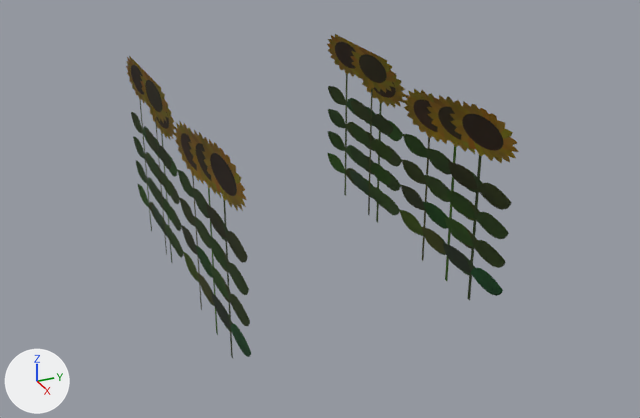
The glTF model game/data/meshes/props/Crop_Sunflower_1_LOD1.gltf: old version first, new version second.
Rendered twice from a camera (50 mm lens) standing at (6.85, -2.75, 3.8) and looking at (0.26, 0.21, 0.51). The lights are fixed; the arrows at lower left show +X, +Y and +Z. The first picture is the older version.

The first picture shows 'Crop_Sunflower_1_LOD1'.
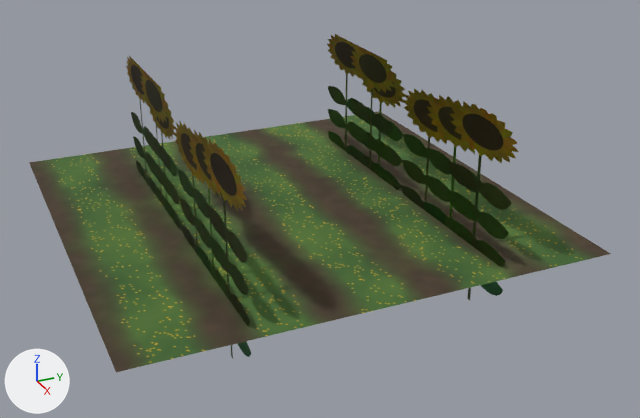
The edits, one by one:
Picture 'T_Decor_Crop_Top_Sunflower_BaseColor.png' (img_t_decor_crop_top_sunflower_basecolor_png) is new.
Picture 'T_Decor_Crop_Top_Sunflower_ORM.png' (img_t_decor_crop_top_sunflower_orm_png) is new.
Picture 'T_Decor_Crop_Top_Sunflower_Normal.png' (img_t_decor_crop_top_sunflower_normal_png) is new.
Material 'MI_Decor_Crop_Top_Sunflower' (mat_mi_decor_crop_top_sunflower) is new.
Uses the picture img_t_decor_crop_top_sunflower_basecolor_png.
Uses the picture img_t_decor_crop_top_sunflower_normal_png.
Uses the picture img_t_decor_crop_top_sunflower_orm_png.
me_crop_sunflower_1_lod1 is used by ob_crop_sunflower_1_lod1; location (0.0, 0.0, 0.0).
Verts and faces of me_crop_sunflower_1_lod1; kept vertices keep their numbers, new ones are numbered from 8.
me_crop_sunflower_1_lod1 had 8 vertices, 4 faces and spanned x -2.0..2.0, y -1.05..1.06, z 0.0..1.68.
me_crop_sunflower_1_lod1 now has 12 vertices, 6 faces and spans x -2.0..2.0, y -2.0..2.0, z 0.0..1.68.
Part 1, on me_crop_sunflower_1_lod1:
New vertex 8 is at (-2.0, -2.0, 0.5), pixel (29, 162).
New vertex 9 is at (2.0, -2.0, 0.5), pixel (116, 372).
New vertex 10 is at (2.0, 2.0, 0.5), pixel (611, 253).
New vertex 11 is at (-2.0, 2.0, 0.5), pixel (379, 111).
New faces: (8, 9, 10), (8, 10, 11) (mat_mi_decor_crop_top_sunflower).
me_crop_sunflower_1_lod1 gains material mat_mi_decor_crop_top_sunflower.

Pixel boxes (x1, y1, x2, y2) of what changed, in the pictures (640 x 418 px):
'Crop_Sunflower_1_LOD1', reshaped (48% wider): before (126, 34, 519, 358); after (29, 34, 611, 372)
part 1 of me_crop_sunflower_1_lod1, added (green): after (29, 112, 611, 372)
